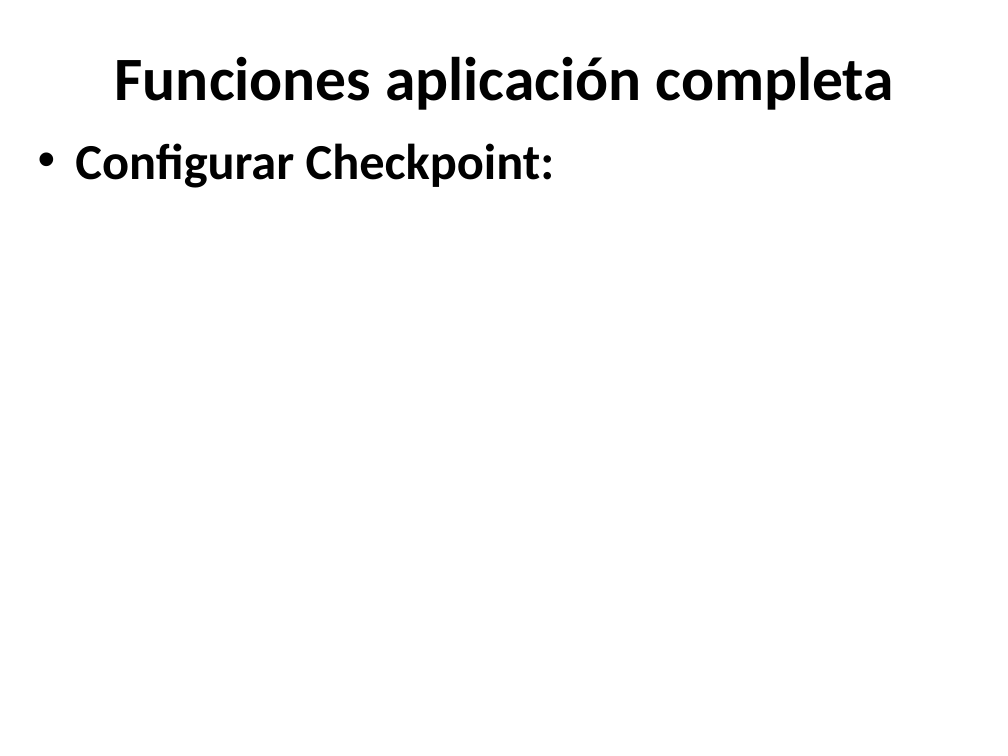
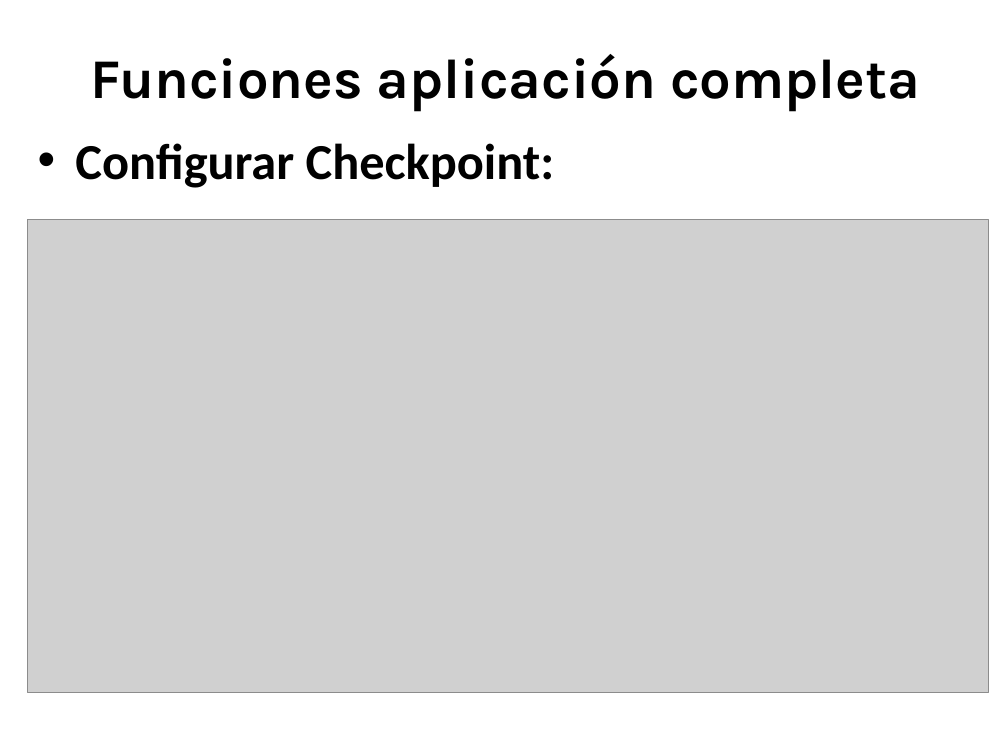
Before and after one commit to jmonetti/2012-1er-taller-de-desarrollo-de-proyectos-i, a slide deck: slide 28 of docs/Presentacion final/PresentacionFinal_V7.pptx. Drawn at 1008x756 pixels with LibreOffice and Linux fonts; fonts in the diff are those of the drawing; grey boxes stand for pictures; background and template pictures are left out. Boxes give left, top, right and bottom in pixels: in the first picture for what was removed or moved away, otherwise in the second. Text is boxed around its words. In the diff, an @@ line names an element or a change of style, - is before the commit and + after.

```diff
--- a/docs/Presentacion final/PresentacionFinal_V7.pptx
+++ b/docs/Presentacion final/PresentacionFinal_V7.pptx
@@ title "Funciones aplicación completa" at (x1=90, y1=54, x2=920, y2=111): size 44 to 40 pt, font Calibri to Karla @@
@@ picture added at (x1=27, y1=220, x2=988, y2=694) @@
```
Also in this commit, not shown: 7 other slides changed, 3 other files.
